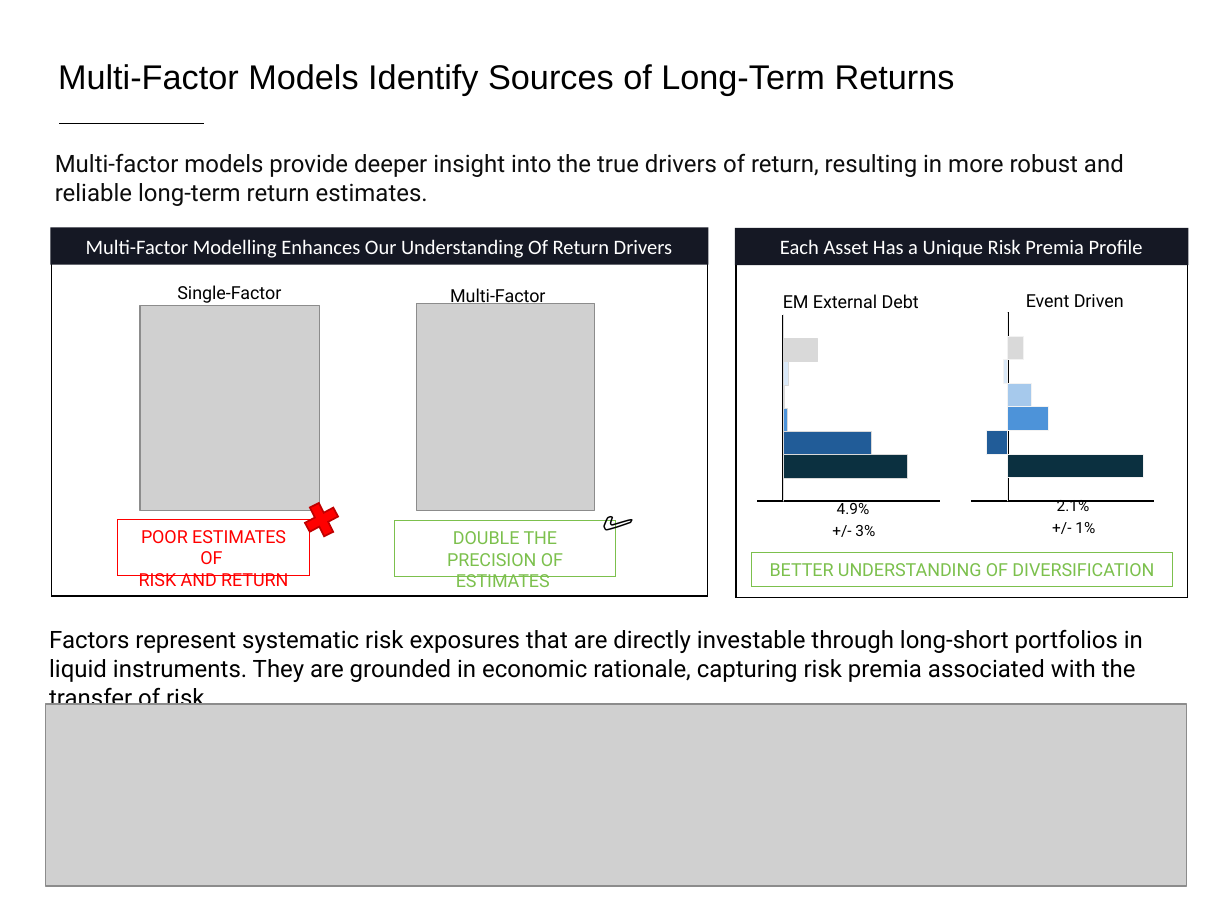
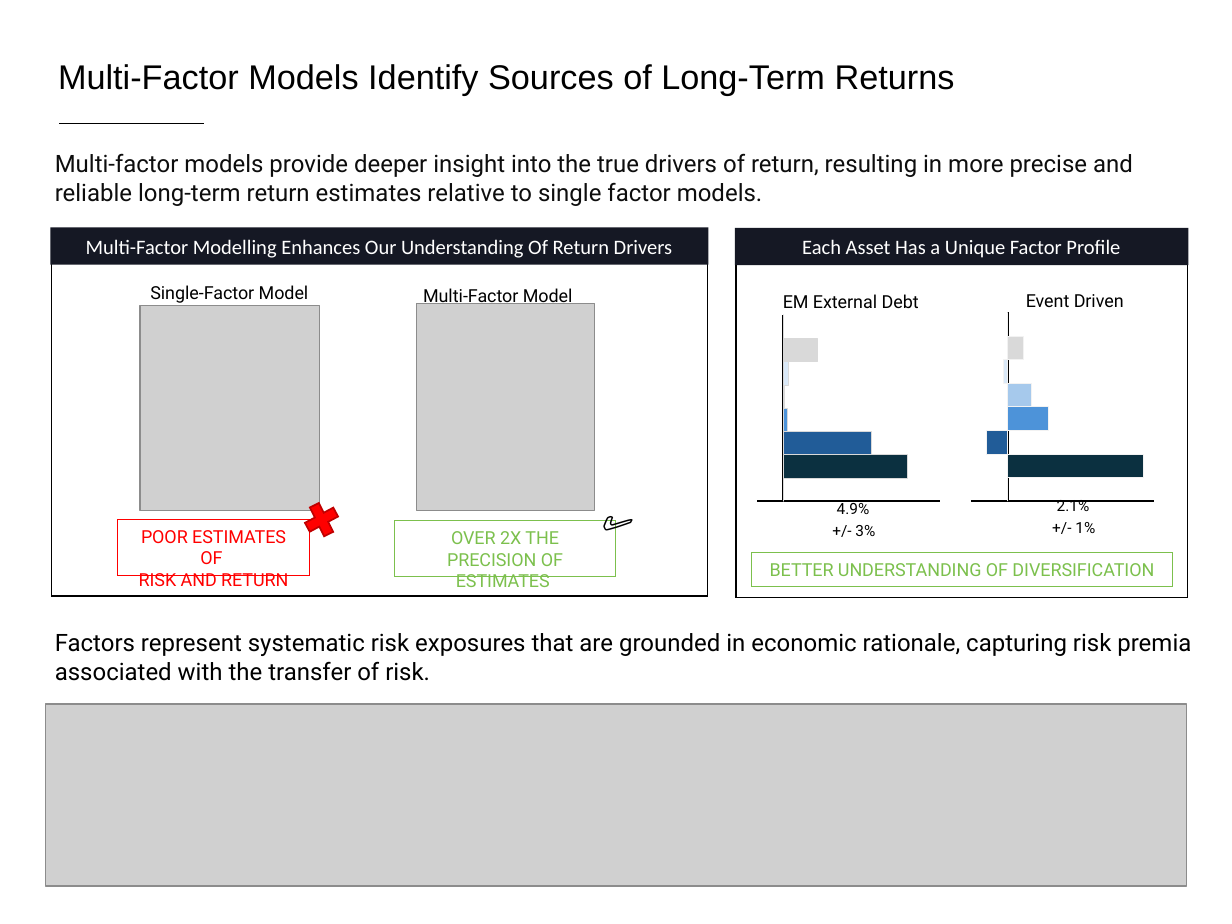
Before and after one commit to fabarker/epsilon-phi, a slide deck: slide 4 of epsilon-phi-core/src/python/epsilonPhi/ep_saa/marketing/Slides.pptx. Drawn at 1232x924 pixels with LibreOffice and Linux fonts; fonts in the diff are those of the drawing; grey boxes stand for pictures. Boxes give left, top, right and bottom in pixels: in the first picture for what was removed or moved away, otherwise in the second. Text is boxed around its words. In the diff, an @@ line names an element or a change of style, - is before the commit and + after.

```diff
--- a/epsilon-phi-core/src/python/epsilonPhi/ep_saa/marketing/Slides.pptx
+++ b/epsilon-phi-core/src/python/epsilonPhi/ep_saa/marketing/Slides.pptx
@@ text at (55,153,1133,206): text changed @@
-Multi-factor models provide deeper insight into the true drivers of return, resulting in more robust and reliable long-term return estimates.
+Multi-factor models provide deeper insight into the true drivers of return, resulting in more precise and reliable long-term return estimates relative to single factor models.
@@ text in rectangle at (802,239,1120,258): text changed @@
-Each Asset Has a Unique Risk Premia Profile
+Each Asset Has a Unique Factor Profile
@@ text at (150,285,309,303): text changed @@
-Single-Factor
+Single-Factor Model
@@ text at (423,286,573,304): text changed @@
-Multi-Factor
+Multi-Factor Model
@@ text in rectangle at (447,531,563,587): text changed @@
-DOUBLE THE PRECISION OF ESTIMATES
+OVER 2X THE PRECISION OF ESTIMATES
@@ text at (55,633,1191,681): text changed @@
-Factors represent systematic risk exposures that are directly investable through long-short portfolios in liquid instruments. They are grounded in economic rationale, capturing risk premia associated with the transfer of risk.
+Factors represent systematic risk exposures that are grounded in economic rationale, capturing risk premia associated with the transfer of risk.
```
Also in this commit, not shown: 18 other slides changed, 5 slides added, 2 slides removed, 21 other files.
